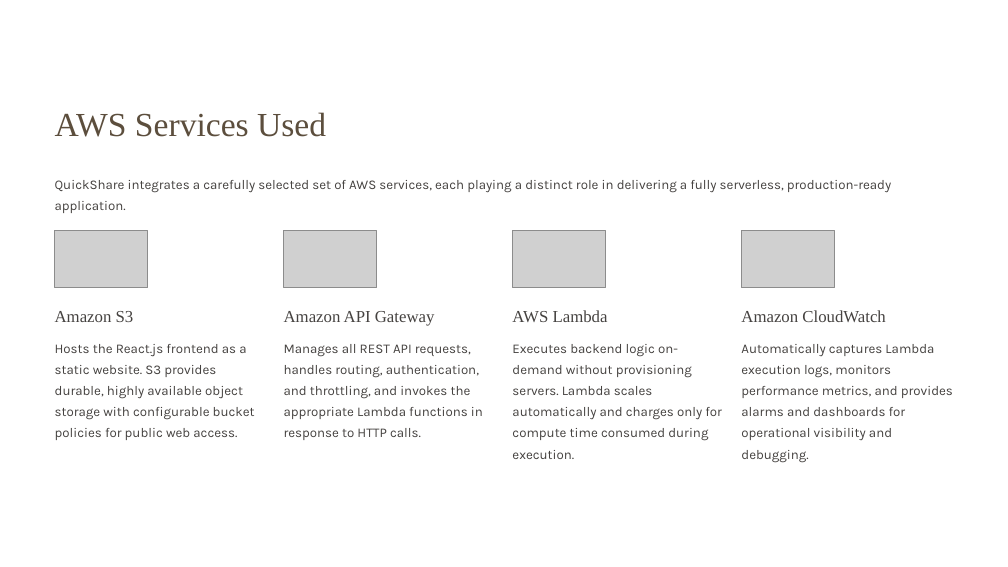
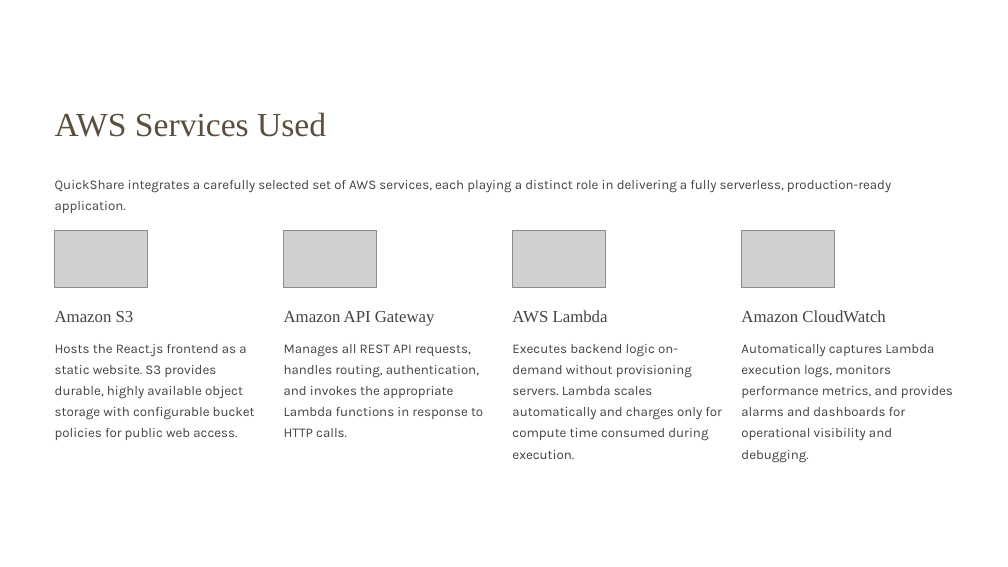
Before and after one commit to sarachandra-dev/Serverless-Web-Application-using-Lambda-API-Gateway, a slide deck: slide 8 of QuickShare.pptx. Drawn at 1008x567 pixels with LibreOffice and Linux fonts; fonts in the diff are those of the drawing; grey boxes stand for pictures. Boxes give left, top, right and bottom in pixels: in the first picture for what was removed or moved away, otherwise in the second. Text is boxed around its words. In the diff, an @@ line names an element or a change of style, - is before the commit and + after.

```diff
--- a/QuickShare.pptx
+++ b/QuickShare.pptx
@@ text at [284, 344, 483, 437]: text changed @@
-Manages all REST API requests, handles routing, authentication, and throttling, and invokes the appropriate Lambda functions in response to HTTP calls.
+Manages all REST API requests, handles routing, authentication, and invokes the appropriate Lambda functions in response to HTTP calls.
```
Also in this commit, not shown: 1 other slide changed, 2 other files.
